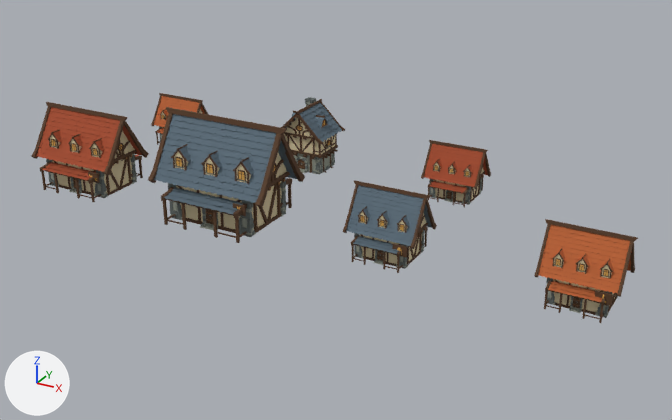
One commit to the Blender file source_assets/greystone_g03/greystone_buildings.blend: the scene before it, then after it.
Camera for both pictures: a camera (50 mm lens) standing at (72.9, -74.4, 40.6) and looking at (28.9, 5.6, 0.6). Every picture has the same lights, and +X, +Y and +Z are marked at lower left. The picture after the commit comes second.

The first picture shows 'farm_house', 'guild_hall', 'house_a', 'house_b', 'inn', 'item_shop', 'weapon_shop'.
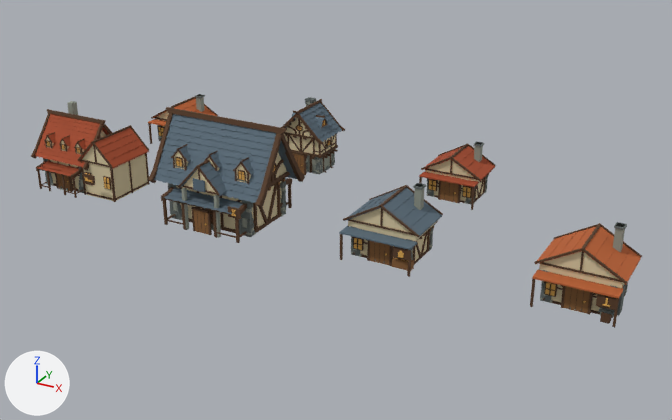
Boxes (x1, y1, x2, y2) around the edits, measured in the pictures (672 x 420 px):
'inn', reshaped: before (31, 102, 149, 202); after (31, 101, 149, 202)
'weapon_shop', reshaped (8% wider): before (534, 219, 638, 323); after (530, 222, 642, 328)
'item_shop', reshaped (11% wider): before (343, 180, 437, 273); after (339, 183, 443, 277)
'farm_house', reshaped (10% wider): before (421, 140, 491, 208); after (419, 141, 496, 210)
'house_a', reshaped: before (151, 93, 209, 145); after (148, 94, 218, 144)
part 1 of me_inn_mesh_002, deleted: before (31, 102, 149, 202)
part 2 of me_inn_mesh_002, reshaped (mostly hidden before): before (41, 155, 61, 172); after (31, 101, 149, 202)
part 3 of me_inn_mesh_002, added: after (128, 161, 133, 193)
part 4 of me_guild_hall_mesh_002, added: after (183, 185, 217, 195)
part 5 of me_guild_hall_mesh_002, added: after (181, 188, 189, 230)
part 6 of me_guild_hall_mesh_002, added: after (214, 195, 221, 238)
part 7 of me_guild_hall_mesh_002, added: after (193, 178, 205, 192)
part 8 of me_guild_hall_mesh_002, added: after (194, 210, 209, 235)
part 9 of me_guild_hall_mesh_002, added: after (208, 212, 212, 235)
part 10 of me_guild_hall_mesh_002, added: after (192, 207, 210, 213)
part 11 of me_guild_hall_mesh_002, added: after (228, 206, 241, 219)
part 12 of me_guild_hall_mesh_002, built on: before (233, 203, 246, 216); after (179, 162, 226, 196)
part 13 of me_item_shop_mesh_002, deleted: before (343, 180, 437, 273)
part 14 of me_item_shop_mesh_002, reshaped: after (339, 183, 443, 277)
part 15 of me_weapon_shop_mesh_002, deleted: before (534, 219, 638, 323)
part 16 of me_weapon_shop_mesh_002, reshaped: after (530, 222, 642, 328)
part 17 of me_house_a_mesh_002, deleted: before (151, 93, 209, 145)
part 18 of me_house_a_mesh_002, reshaped: after (148, 94, 218, 144)
part 19 of me_farm_house_mesh_001, deleted: before (421, 140, 491, 208)
part 20 of me_farm_house_mesh_001, reshaped: after (419, 141, 496, 210)

Edits to the bpy script that builds the scene:
```text
Change me_inn_mesh_002:
    remove me_inn_mesh_002.from_pydata(...)  # 12938 vertices, 7786 faces; spans x -6.0..6.0, y -4.5..4.5, z 0.0..9.0
    add me_inn_mesh_002.from_pydata(...)  # 13280 vertices, 8043 faces; spans x -6.0..6.0, y -4.5..4.5, z 0.0..9.0
    me_inn_mesh_002 part 1: 2538 loose pieces with 12408 vertices, spanning x -6.0..6.0, y -4.5..4.5, z 0.0..9.0, are deleted
    me_inn_mesh_002 part 2: 1 vertex moved within x -3.85, y -2.96, z 3.9; 214 vertices removed from x -4.72..-0.85, y -4.44..4.44, z 2.61..5.81; 12956 vertices added at x -6.0..6.0, y -4.5..4.5, z 0.0..9.0
    me_inn_mesh_002 part 3: 8 vertices added at x 5.57..5.75, y -0.08..0.08, z 0.0..4.14
    other edits to the shape of me_inn_mesh_002 do not show in these pictures
Change me_guild_hall_mesh_002:
    remove me_guild_hall_mesh_002.from_pydata(...)  # 12930 vertices, 7780 faces; spans x -7.5..7.5, y -5.5..5.5, z 0.0..11.0
    add me_guild_hall_mesh_002.from_pydata(...)  # 13144 vertices, 7941 faces; spans x -7.5..7.5, y -5.5..5.5, z 0.0..11.0
    me_guild_hall_mesh_002 part 4: a new loose piece, a box spanning x -2.15..2.15, y -4.84..-4.68, z 4.65..4.81, in mat_crystalg03_timber (brown #573b24)
    me_guild_hall_mesh_002 part 5: a new loose piece, a box spanning x -2.17..-1.83, y -5.03..-4.63, z 0.0..4.5, in mat_crystalg03_stone (grey #91968a)
    me_guild_hall_mesh_002 part 6: a new loose piece, a box spanning x 1.83..2.17, y -5.03..-4.63, z 0.0..4.5, in mat_crystalg03_stone (grey #91968a)
    me_guild_hall_mesh_002 part 7: a new loose piece, a box spanning x -0.7..0.7, y -4.98..-4.84, z 4.68..5.88, in mat_crystalg03_roofslate (greyish blue #596b78)
    me_guild_hall_mesh_002 part 8: a new loose piece, a box spanning x -0.9..0.9, y -4.92..-4.74, z 0.0..2.4, in mat_crystalg03_oak (brown #855c33)
    me_guild_hall_mesh_002 part 9: a new loose piece, a box spanning x 0.9..1.08, y -4.97..-4.72, z 0.0..2.6, in mat_crystalg03_timber (brown #573b24)
    me_guild_hall_mesh_002 part 10: a new loose piece, a box spanning x -1.08..1.08, y -4.97..-4.72, z 2.48..2.66, in mat_crystalg03_timber (brown #573b24)
    me_guild_hall_mesh_002 part 11: a new loose piece, a box spanning x 3.62..5.07, y -5.25..-5.09, z 2.78..3.82, in mat_crystalg03_timber (brown #573b24)
    me_guild_hall_mesh_002 part 12: 1 vertex moved from x 3.6, y -4.4, z 3.8 to x 2.2, y -4.7, z 4.7; 7 vertices removed from x 3.6..5.1, y -4.4..-4.2, z 2.8..3.8; 53 vertices added at x -2.5..2.5, y -5.0..0.0, z 4.6..7.4
    other edits to the shape of me_guild_hall_mesh_002 do not show in these pictures
Change me_item_shop_mesh_002:
    remove me_item_shop_mesh_002.from_pydata(...)  # 12922 vertices, 7774 faces; spans x -4.0..4.0, y -3.5..3.5, z 0.0..7.0
    add me_item_shop_mesh_002.from_pydata(...)  # 6730 vertices, 3755 faces; spans x -4.0..4.0, y -3.5..3.5, z 0.0..7.0
    me_item_shop_mesh_002 part 13: 2556 loose pieces with 12658 vertices, spanning x -4.0..4.0, y -3.5..3.5, z 0.0..7.0, are deleted
    me_item_shop_mesh_002 part 14: 9 vertices removed from x -0.46..0.47, y -2.26..-2.05, z 0.02..0.28; 6475 vertices added at x -4.0..4.0, y -3.5..3.5, z 0.0..7.0
    other edits to the shape of me_item_shop_mesh_002 do not show in these pictures
Change me_weapon_shop_mesh_002:
    remove me_weapon_shop_mesh_002.from_pydata(...)  # 12922 vertices, 7774 faces; spans x -4.0..4.0, y -3.5..3.5, z 0.0..7.0
    add me_weapon_shop_mesh_002.from_pydata(...)  # 6730 vertices, 3755 faces; spans x -4.0..4.0, y -3.5..3.5, z 0.0..7.0
    me_weapon_shop_mesh_002 part 15: 2556 loose pieces with 12658 vertices, spanning x -4.0..4.0, y -3.5..3.5, z 0.0..7.0, are deleted
    me_weapon_shop_mesh_002 part 16: 9 vertices removed from x -0.46..0.47, y -2.26..-2.05, z 0.02..0.28; 6475 vertices added at x -4.0..4.0, y -3.5..3.5, z 0.0..7.0
    other edits to the shape of me_weapon_shop_mesh_002 do not show in these pictures
Change me_house_a_mesh_002:
    remove me_house_a_mesh_002.from_pydata(...)  # 12898 vertices, 7756 faces; spans x -3.5..3.5, y -3.0..3.0, z 0.0..6.0
    add me_house_a_mesh_002.from_pydata(...)  # 6674 vertices, 3713 faces; spans x -3.5..3.5, y -3.0..3.0, z 0.0..6.0
    me_house_a_mesh_002 part 17: 2553 loose pieces with 12630 vertices, spanning x -3.5..3.5, y -3.0..3.0, z 0.0..6.0, are deleted
    me_house_a_mesh_002 part 18: 6 vertices removed from x 2.18..2.33, y -1.72..-1.57, z 0.74..1.05; 6412 vertices added at x -3.5..3.5, y -3.0..3.0, z 0.0..6.0
    other edits to the shape of me_house_a_mesh_002 do not show in these pictures
Change me_farm_house_mesh_001:
    remove me_farm_house_mesh_001.from_pydata(...)  # 12898 vertices, 7756 faces; spans x -3.5..3.5, y -3.0..3.0, z 0.0..6.0
    add me_farm_house_mesh_001.from_pydata(...)  # 6690 vertices, 3725 faces; spans x -3.5..3.5, y -3.0..3.0, z 0.0..6.0
    me_farm_house_mesh_001 part 19: 2553 loose pieces with 12630 vertices, spanning x -3.5..3.5, y -3.0..3.0, z 0.0..6.0, are deleted
    me_farm_house_mesh_001 part 20: 6 vertices removed from x 2.18..2.33, y -1.72..-1.57, z 0.74..1.05; 6428 vertices added at x -3.5..3.5, y -3.0..3.0, z 0.0..6.0
    other edits to the shape of me_farm_house_mesh_001 do not show in these pictures
```
